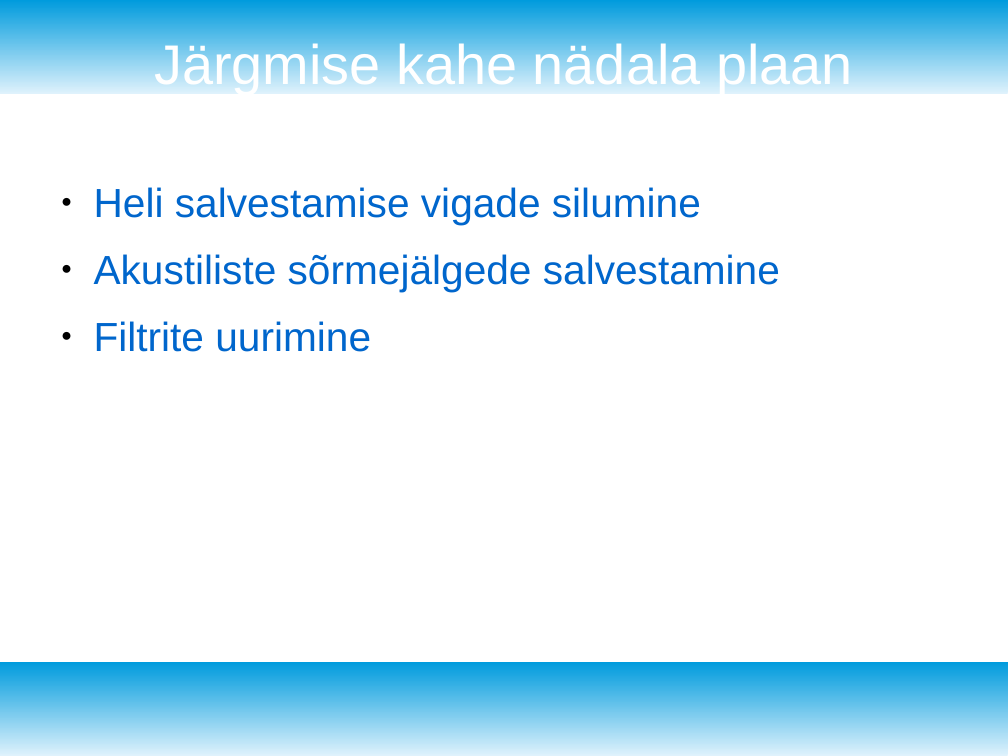
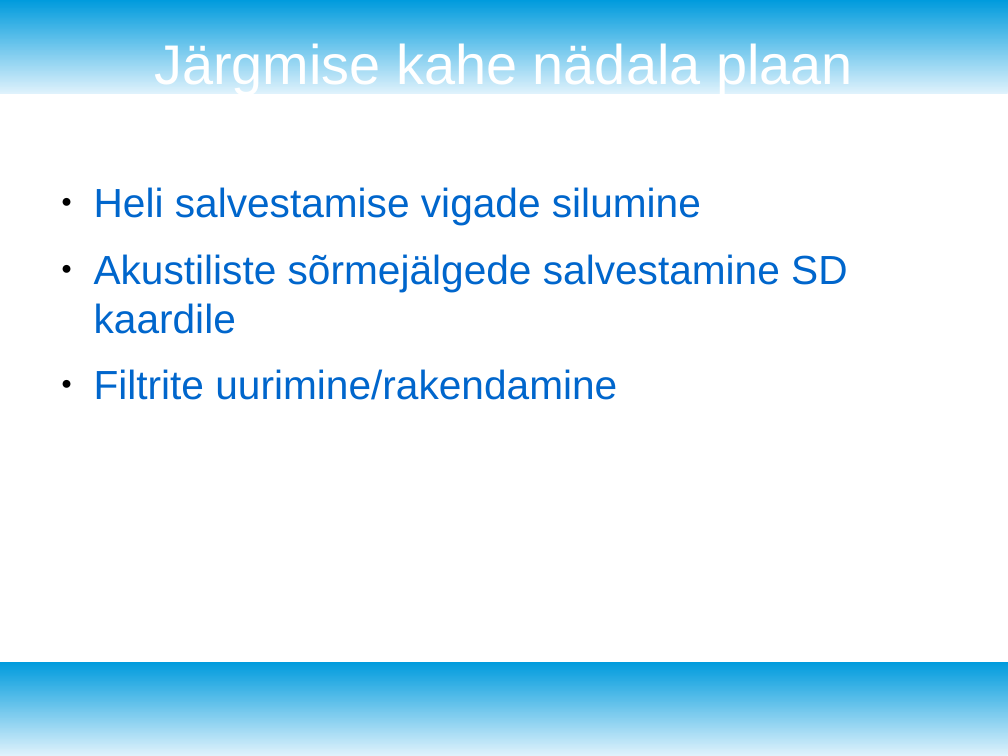
Before and after one commit to margosall/Digitization-Realization, a slide deck: slide 6 of docs/presentation_21_10.odp (slide 5 before the commit). Drawn at 1008x756 pixels with LibreOffice and Linux fonts; fonts in the diff are those of the drawing. Boxes give left, top, right and bottom in pixels: in the first picture for what was removed or moved away, otherwise in the second. Text is boxed around its words. In the diff, an @@ line names an element or a change of style, - is before the commit and + after.

```diff
--- a/docs/presentation_21_10.odp
+++ b/docs/presentation_21_10.odp
@@ text at (x1=94, y1=254, x2=847, y2=400): text changed @@
-● Akustiliste sõrmejälgede salvestamine
-● Filtrite uurimine
+● Akustiliste sõrmejälgede salvestamine SD kaardile
+● Filtrite uurimine/rakendamine
```
Also in this commit, not shown: 1 other slide changed, 3 slides added, 1 slide removed, 42 other files.
